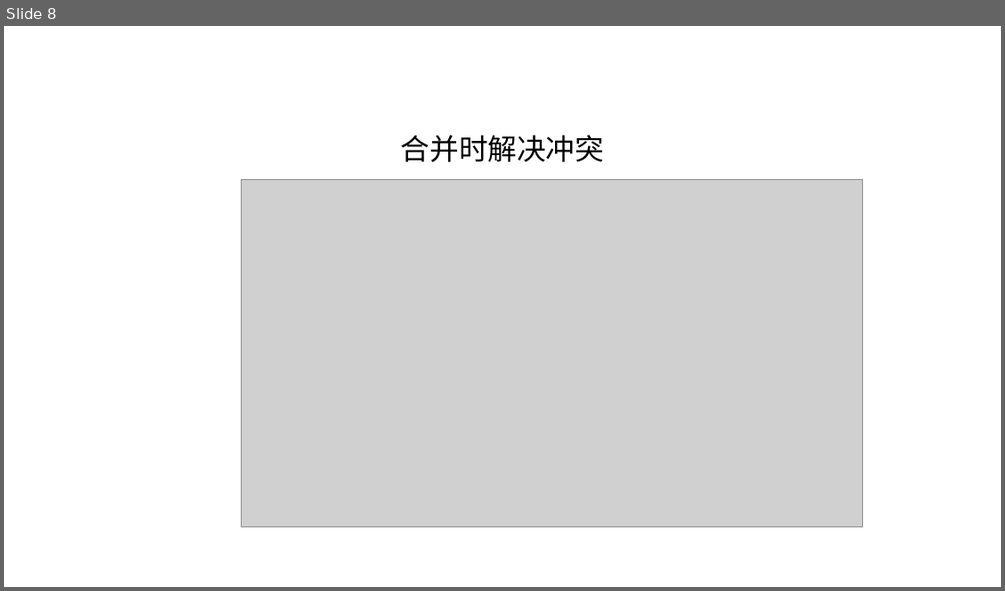
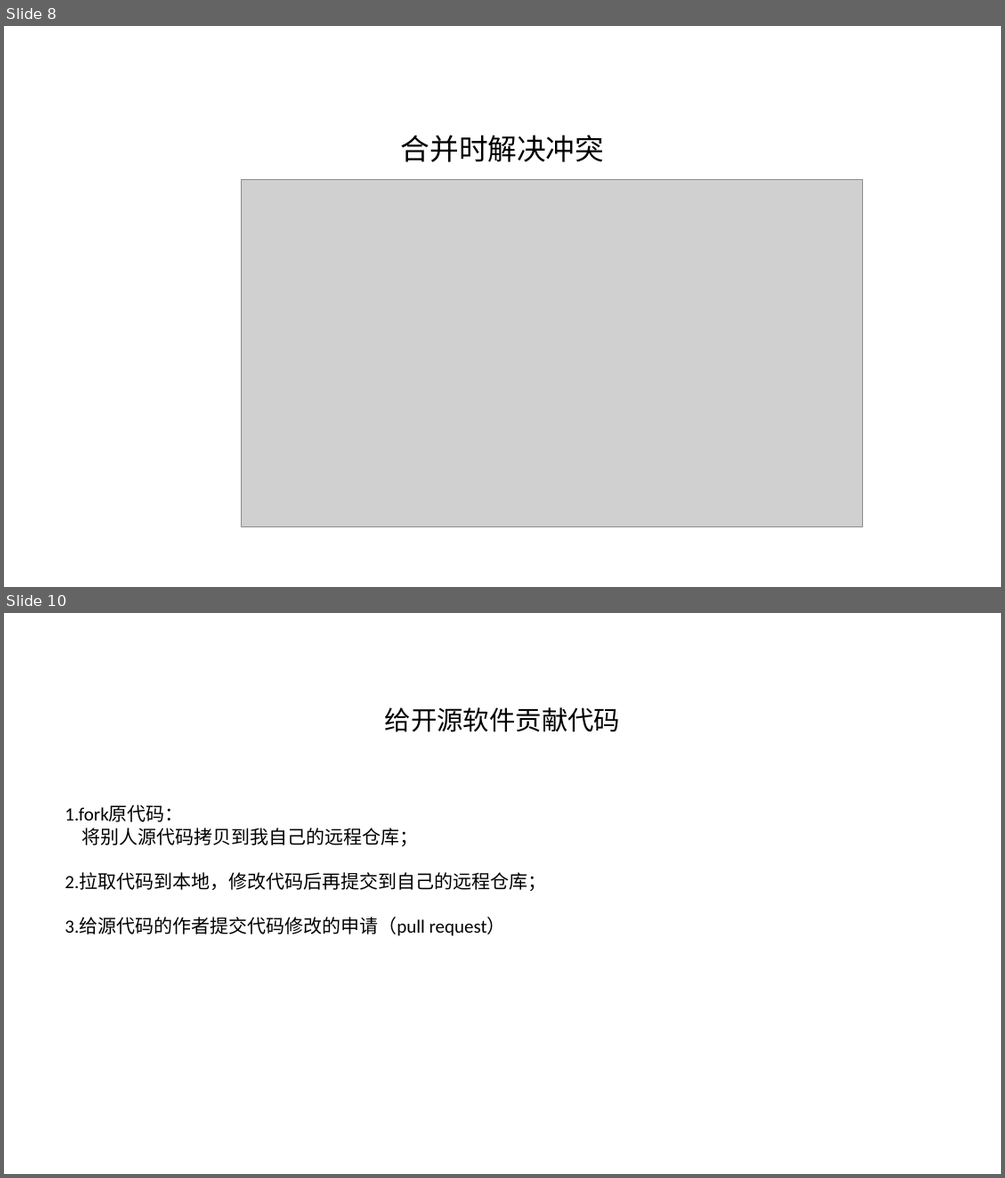
Before and after one commit to szu-lqt/codeStudy, a slide deck: gitStudy/gitStudy.pptx. Shown one above the other, each under a label of ours: slide 8 before the commit, slides 8 and 10 after it; the slides between them are not shown. The pictures are 1005x591 and 1005x1178 pixels, drawn with LibreOffice and Linux fonts; fonts in the diff are those of the drawing; grey boxes stand for pictures. Boxes give left, top, right and bottom in pixels: in the first picture for what was removed or moved away, otherwise in the second. Text is boxed around its words. In the diff, an @@ line names an element or a change of style, - is before the commit and + after.

```diff
--- a/gitStudy/gitStudy.pptx
+++ b/gitStudy/gitStudy.pptx
@@ slide 10 added at (x1=4, y1=613, x2=1001, y2=1174), background #FFFFFF @@
@@ title added at (x1=385, y1=707, x2=621, y2=732), 25.2 pt, text #000000 @@
+给开源软件贡献代码
@@ text added at (x1=65, y1=805, x2=546, y2=936), 18 pt, text #000000 @@
+1.fork原代码：
+将别人源代码拷贝到我自己的远程仓库；
+2.拉取代码到本地，修改代码后再提交到自己的远程仓库；
+3.给源代码的作者提交代码修改的申请（pull request）
```
Also in this commit, not shown: 1 slide changed, 4 other slides added, 3 slides removed, 1 other file.
